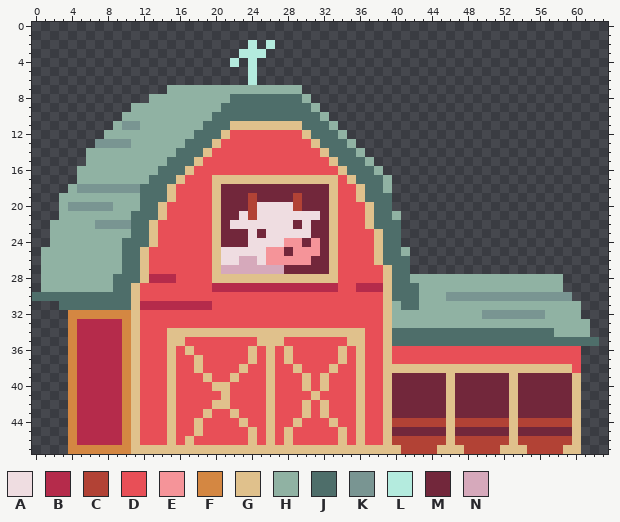
Pixel-art file: Assets/Sprites/houses.aseprite. The picture above is the old version.
64x48 pixels, 1 frame.
Visible layers, top first: "trim", "Layer 1".
Palette (. is transparent): A #efdde1  B #b52b4b  C #b24235  D #e84f57  E #f59499  F #d48742  G #e0c18c  H #90b2a3  J #4e6e6a  K #799592  L #b4ebde  M #72273b  N #d6a9bb
Pixels before (only the part around the change), first column x 0:
 0 ................................................................
 1 ................................................................
 2 ........................L.L.....................................
 3 .......................LLL......................................
 4 ......................L.L.......................................
 5 ........................L.......................................
 6 ........................L.......................................
 7 ...............HHHHHHHHHHHHHHH..................................
 8 .............HHHHHHHHHJJJJJJJJH.................................
 9 ...........HHHHHHHHHHJJJJJJJJJJH................................
10 ..........HHHHHHHHHHJJJJJJJJJJJJH...............................
11 .........HKKHHHHHHHJJJGGGGGGGGJJJH..............................
12 ........HHHHHHHHHHJJJGDDDDDDDDGJJJH.............................
13 .......KKKKHHHHHHJJJGDDDDDDDDDDGJJJH............................
14 ......HHHHHHHHHHJJJGDDDDDDDDDDDDGJJJH...........................
15 ......HHHHHHHHHJJJGDDDDDDDDDDDDDDGJJJH..........................
16 .....HHHHHHHHHJJJGDDDDDDDDDDDDDDDDGJJJH.........................
17 .....HHHHHHHHJJJGDDDGGGGGGGGGGGGGGDGJJJH........................
18 ....HKKKKKKKJJJGDDDDGMMMMMMMMMMMMGDDGJJH........................
19 ...HHHHHHHHHJJJGDDDDGMMMCMMMMCMMMGDDGJJJ........................
20 ...HKKKKKHHHJJGDDDDDGMMMCAAAACMMMGDDDGJJ........................
21 ...HHHHHHHHJJJGDDDDDGMMACAAAAAAAMGDDDGJJH.......................
22 ..HHHHHKKKKJJGDDDDDDGMAAAAAAAMAMMGDDDGJJJ.......................
23 ..HHHHHHHHHJJGDDDDDDGMMMAMAAAAAMMGDDDDGJJ.......................
24 ..HHHHHHHHJJJGDDDDDDGMMMAAAAEEMEMGDDDDGJJ.......................
25 .HHHHHHHHHJJGDDDDDDDGAAAAAEEMEEEMGDDDDGJJH......................
26 .HHHHHHHHHJJGDDDDDDDGAANNAEEEEEMMGDDDDGJJJ......................
27 .HHHHHHHHHJJGDDDDDDDGNNNNNNNMMMMMGDDDDDGJJ......................
28 .HHHHHHHHJJJGBBBDDDDGGGGGGGGGGGGGGDDDDDGJJHHHHHHHHHHHHHHHHH.....
29 .HHHHHHHHJJGDDDDDDDDBBBBBBBBBBBBBBDDBBBGJJJHHHHHHHHHHHHHHHH.....
30 JJJJJJJJJJJGDDDDDDDDDDDDDDDDDDDDDDDDDDDGJJJHHHKKKKKKKKKKKKKK....
31 ...JJJJJJJJGBBBBBBBBDDDDDDDDDDDDDDDDDDDGHJJHHHHHHHHHHHHHHHHHH...
32 ....FFFFFFFGDDDDDDDDDDDDDDDDDDDDDDDDDDDGHHHHHHHHHHKKKKKKKHHHH...
33 ....FBBBBBFGDDDDDDDDDDDDDDDDDDDDDDDDDDDGHHHHHHHHHHHHHHHHHHHHHH..
34 ....FBBBBBFGDDDGGGGGGGGGGGGGGGGGGGGGGDDGJJJJJJJJJJJJJJJJJJHHHH..
35 ....FBBBBBFGDDDGGDDDDDDDDGGGDDDDDDDGGDDGJJJJJJJJJJJJJJJJJJJJJJJ.
36 ....FBBBBBFGDDDGDGDDDDDDGDGDGDDDDDGDGDDGDDDDDDDDDDDDDDDDDDDDD...
37 ....FBBBBBFGDDDGDDGDDDDDGDGDGDDDDDGDGDDGDDDDDDDDDDDDDDDDDDDDD...
38 ....FBBBBBFGDDDGDDGDDDDGDDGDDGDDDGDDGDDGGGGGGGGGGGGGGGGGGGGGD...
39 ....FBBBBBFGDDDGDDDGDDGDDDGDDDGDGDDDGDDGMMMMMMGMMMMMMGMMMMMMG...
40 ....FBBBBBFGDDDGDDDDGGDDDDGDDDGDGDDDGDDGMMMMMMGMMMMMMGMMMMMMG...
41 ....FBBBBBFGDDDGDDDDDGDDDDGDDDDGDDDDGDDGMMMMMMGMMMMMMGMMMMMMG...
42 ....FBBBBBFGDDDGDDDDGGDDDDGDDDGDGDDDGDDGMMMMMMGMMMMMMGMMMMMMG...
43 ....FBBBBBFGDDDGDDDGDDGDDDGDDDGDGDDDGDDGMMMMMMGMMMMMMGMMMMMMG...
44 ....FBBBBBFGDDDGDDGDDDDGDDGDDGDDDGDDGDDGCCCCCCGCCCCCCGCCCCCCG...
45 ....FBBBBBFGDDDGDDGDDDDDGDGDGDDDDDGDGDDGMMMMMMGMMMMMMGMMMMMMG...
46 ....FBBBBBFGDDDGDGDDDDDDGDGDGDDDDDGDGDDGCCCCCCGCCCCCCGCCCCCCG...
47 ....FFFFFFFGGGGGGGGGGGGGGGGGGGGGGGGGGGGGGCCCCGGGCCCCGGGCCCCGG...
Once edited:
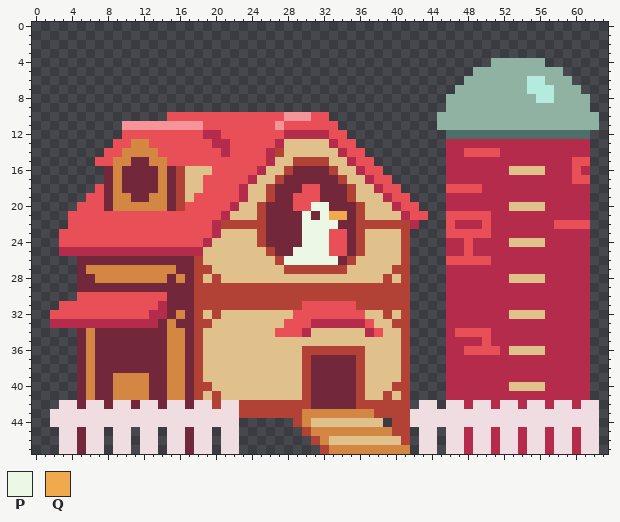
Colours new in this view: P #ecf8e6  Q #f1a94e
What changed:
layer "Layer 2" added
layer "Layer 1" removed
layer "trim" removed
Changed rows in their new state; - is an unchanged pixel.
first column x 0:
 2 ------------------------.-.------------------------------------
 3 -----------------------...-------------------------------------
 4 ----------------------.-.--------------------------HHHHHH------
 5 ------------------------.------------------------HHHHHHHHHH----
 6 ------------------------.-----------------------HHHHHHHLLHHH---
 7 ---------------...............-----------------HHHHHHHHLLLHHH--
 8 -------------..................---------------HHHHHHHHHHLLHHHH-
 9 -----------.....................--------------HHHHHHHHHHHHHHHH-
10 ----------.....DDDDDDDDDDDDDEEEDD------------HHHHHHHHHHHHHHHHHH
11 ---------.EEEEEEEEEDDDDDDDDEDDDDDD-----------HHHHHHHHHHHHHHHHHH
12 --------..DDDDDDDDDBBD------BBBBBDD-----------JJJJJJJJJJJJJJJJ-
13 -------..DDFFDDDDDDDBB-----BGGG-GBDD----------BBBBBBBBBBBBBBBB-
14 ------..DDFFFFDDDDDD-B----BCGGGG-GBDD---------BBDDDDBBBBBBBBBB-
15 ------.DDFFMMFFDDDD-------BGGCCCC-GBDD--------BBBBBBBBBBBBBBDD-
16 -----...MFMMMMFMC-GG-----BGGCMMMMC-GBDD-------BBBBBBBGGGGBBBDB-
17 -----...MFMMMMFMCGG-DDDDB--CMMMMMMC-GBDD------BBBBBBBBBBBBBBDD-
18 ----...DMFMMMMFMCGG-DDDBGGC---DD-MMC-GBDD-----DDDDBBBBBBBBBBBB-
19 ---...DDMFFMMFFMCG--DDDBGGC--DDD-MMC-GGBDD----BBBBBBBBBBBBBBBB-
20 ---..DDDMFFFFFFMC---DDBGGCMMMDDPPMMMC-GGBDD---BBBBBBBGGGGBBBBB-
21 ---.DDDDDDDDDDD-----DBGGGCMMMMPMPQQMC-GGGBDD--DDDDDBBBBBBBBBBB-
22 --..DDDDDDDDDD------BCCCCCMMM-PPPPMMCCCCCCB---DBBBDBBBBBBBDDDD-
23 --.DDDDDDDDDDD------BGGGGCMMMMPPPD-MCG-GGC----DDDDDBBBBBBBBBBB-
24 --.DDDDDDDDDDD-----B-GGGGCMMMMPPPD-MCG-GGC----BBDBBBBGGGGBBBBB-
25 -..BBBBBBBBBBBBBBBBG-GGGGGCM-PPPPD-MCG-GGC----BBDBBBBBBBBBBBBB-
26 -....MMMMMMMMMMMMMCG-GGGGGGCPPPPPPMCGG-GGC----DDDDDBBBBBBBBBBB-
27 -....MFFFFFFFFFFMMCC-GGGGGGGCCCCCCCGGGG-CC----BBBBBBBBBBBBBBBB-
28 -....MMFFFFFFFFMFMCGC-------------GGGGGCGC....BBBBBBBGGGGBBBBB-
29 -....MMMMMMMMMMMMMCCCCCCCCCCCCCCCCCCCCCCCC....BBBBBBBBBBBBBBBB-
30 .....DDDDDDD---MMMCCCCCCCCCCCCCCCCCCCCCCCC....BBBBBBBBBBBBBBBB-
31 ---DDDDDDDDDDD-MMMCCCCCCCCCCCC------CCCCCC....BBBBBBBBBBBBBBBB-
32 --DDDDDDDDDD-BBMFMCGCGGGGGGGG--------GGCGC....BBBBBBBGGGGBBBBB-
33 --BBB-----BBBBMFMMCCGGGGGGGG---BBBBBB-G-CC....BBBBBBBBBBBBBBBB-
34 ----.MFMMMMMMMMFFMC--------DDDB------B--GC....BDDDDBBBBBBBBBBB-
35 ----.MFMMMMMMMMFFMCGGGGGG---GGGGGGG--GG-GC....BBBBDBBBBBBBBBBB.
36 ----.MFMMMMMMMMFFMCGGGGG-G-G-GCCCCCCCGG-GC....BB----BGGGGBBBBB-
37 ----.MFMMMMMMMMFFMCGGGGG-G-G-GCMMMMMCGG-GC....BBBBBBBBBBBBBBBB-
38 ----.MFMMMMMMMMFFMCGGGG-GG-GG-CMMMMMCGG--C....BBBBBBBBBBBBBBBB-
39 ----.MFMMF-FFMMFFMC-GG-GGG-GGGCMMMMMCGG-GC....BBBBBBBBBBBBBBBB-
40 ----.MFMMF-FFMMFFMCC--GGGG-GGGCMMMMMCGG-CC....BBBBBBB-GGGBBBBB-
41 ----.MFMMF-FFMMFFMCGC-GGGG-GGGCMMMMMCGGCGC....BBBBBBBBBBBBBBBB-
42 ---AAMAAMAAMAAMAAMAACAACCCCCCCCMMMMMCCCCCC.AA.AABAABAABAABAABAA
43 --AAAAAAAAAAAAAAAAAAAAACCCCCCCFFFFFFFFCCCCAAAAAAAAAAAAAAAAAAAAA
44 --AAAAAAAAAAAAAAAAAAAAA......CFGG-GG-GG.--AAAAAAAAAAAAAAAAAAAAA
45 ---AAMAA.AA.AA.AAMAA.AA.......CFFFFFFFFFCC.AA.AABAABAABAABAABAA
46 ---AAMAA.AA.AA.AAMAA.AA........CFG-G-GG-G-.AA.AABAABAABAABAABAA
47 ---AAMAA.AA.AA.AAMAA.AA.........CFFFFFFFFF.AA.AABAABAABAABAABAA
Pixel boxes of the changes (left, top, right, bottom) in both pictures:
changed: (32, 40, 599, 454)
